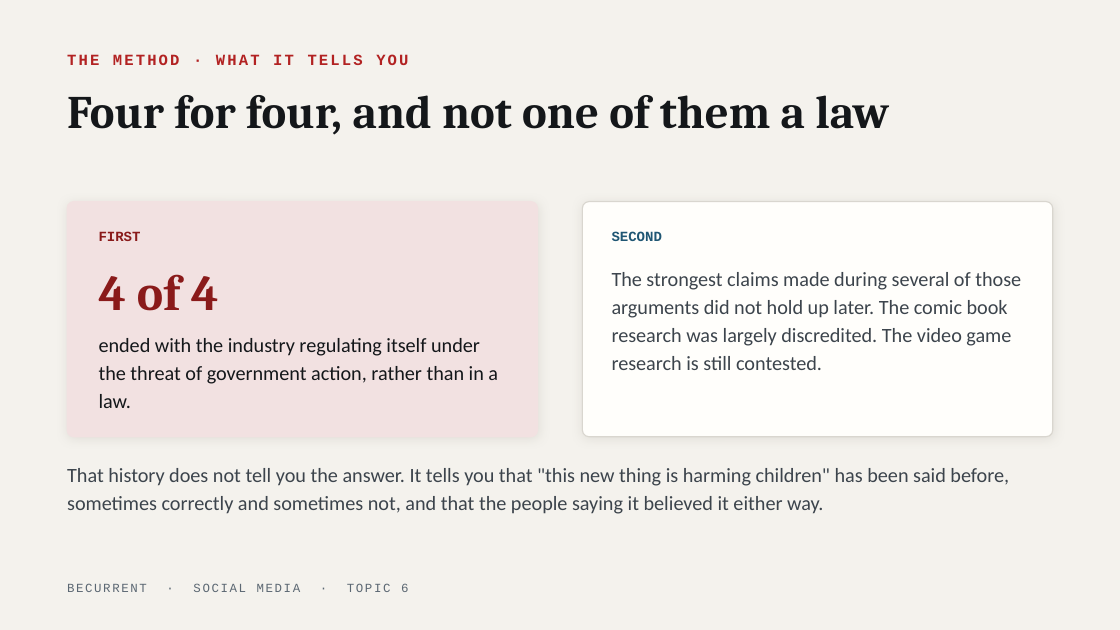
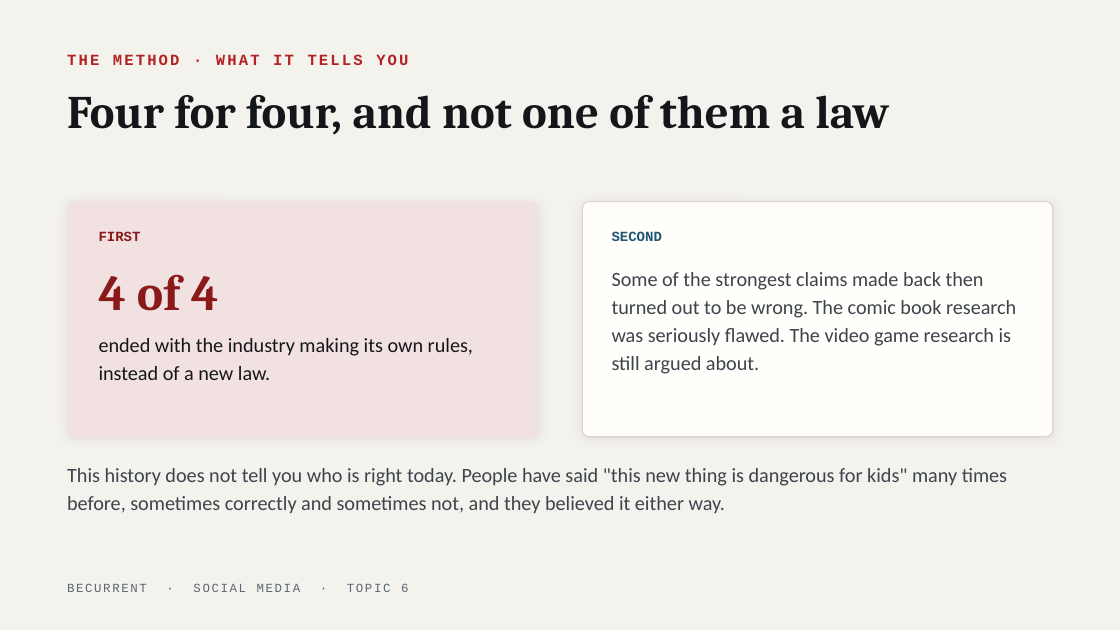
Before and after one commit to JeffAndersonLogic/BeCurrent, a slide deck: slide 11 of social-media/decks/topic-06-who-gets-to-decide.pptx. Drawn at 1120x630 pixels with LibreOffice and Linux fonts; fonts in the diff are those of the drawing. Boxes give left, top, right and bottom in pixels: in the first picture for what was removed or moved away, otherwise in the second. Text is boxed around its words. In the diff, an @@ line names an element or a change of style, - is before the commit and + after.

```diff
--- a/social-media/decks/topic-06-who-gets-to-decide.pptx
+++ b/social-media/decks/topic-06-who-gets-to-decide.pptx
@@ text at [612,272,1016,374]: text changed @@
-The strongest claims made during several of those arguments did not hold up later. The comic book research was largely discredited. The video game research is still contested.
+Some of the strongest claims made back then turned out to be wrong. The comic book research was seriously flawed. The video game research is still argued about.
@@ text at [99,338,473,380]: text changed @@
-ended with the industry regulating itself under the threat of government action, rather than in a law.
+ended with the industry making its own rules, instead of a new law.
@@ text at [67,468,1007,514]: text changed @@
-That history does not tell you the answer. It tells you that "this new thing is harming children" has been said before, sometimes correctly and sometimes not, and that the people saying it believed it either way.
+This history does not tell you who is right today. People have said "this new thing is dangerous for kids" many times before, sometimes correctly and sometimes not, and they believed it either way.
```
Also in this commit, not shown: 6 other slides changed, 11 other files.
